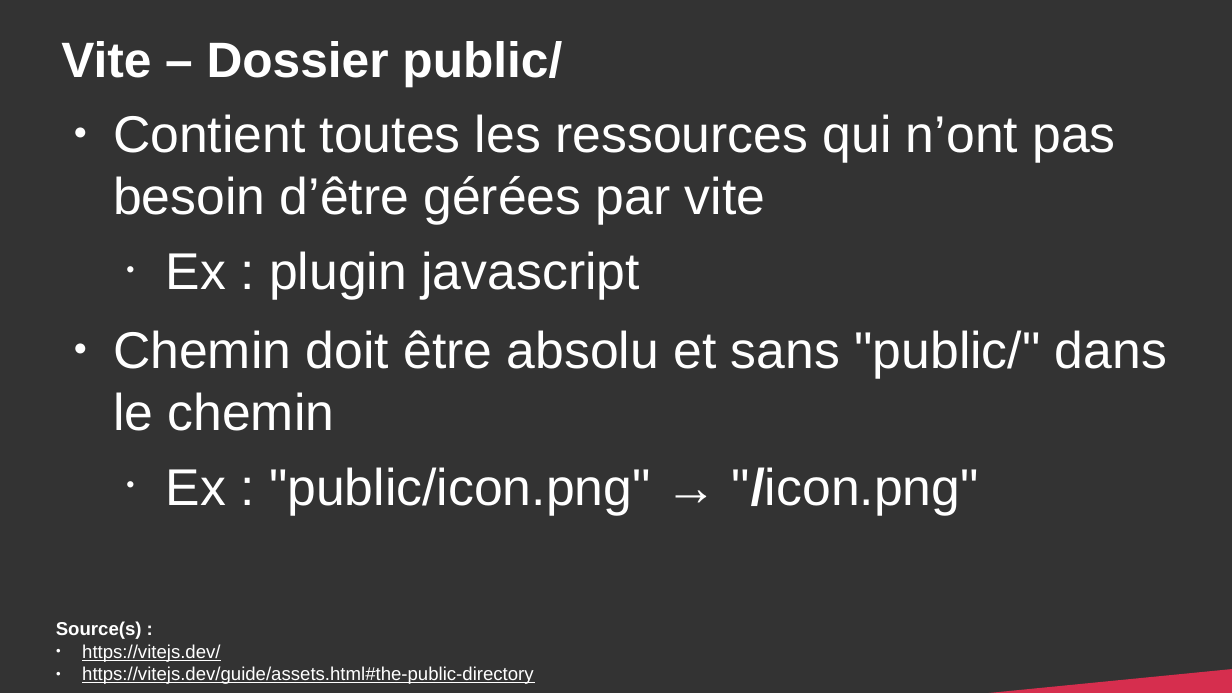
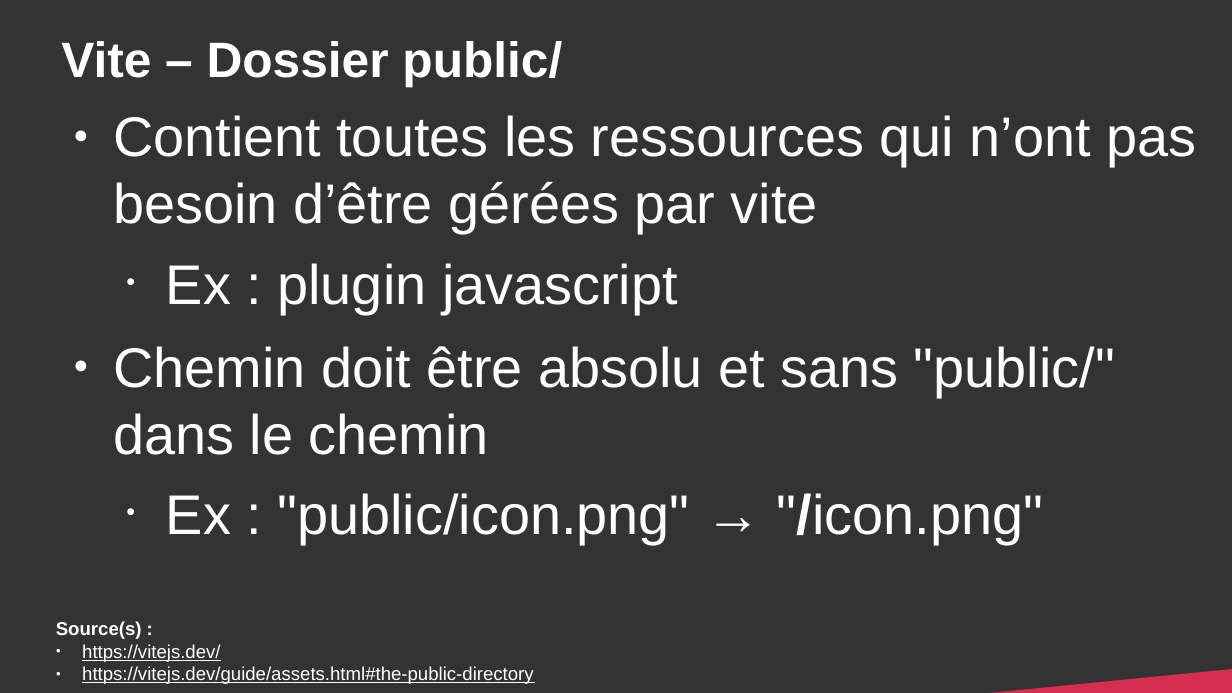
Before and after one commit to DanYellow/cours, a slide deck: slide 18 of developpement-front-s5/travaux-pratiques/numero-4/presentation.odp. Drawn at 1232x693 pixels with LibreOffice and Linux fonts; fonts in the diff are those of the drawing. Boxes give left, top, right and bottom in pixels: in the first picture for what was removed or moved away, otherwise in the second. Text is boxed around its words. In the diff, an @@ line names an element or a change of style, - is before the commit and + after.

```diff
--- a/developpement-front-s5/travaux-pratiques/numero-4/presentation.odp
+++ b/developpement-front-s5/travaux-pratiques/numero-4/presentation.odp
@@ text "Contient toutes les ressources qui ..." at (113,115,1196,544): size 33.3 to 36 pt @@
```
Also in this commit, not shown: 8 other slides changed, 1 slide added, 3 other files.
